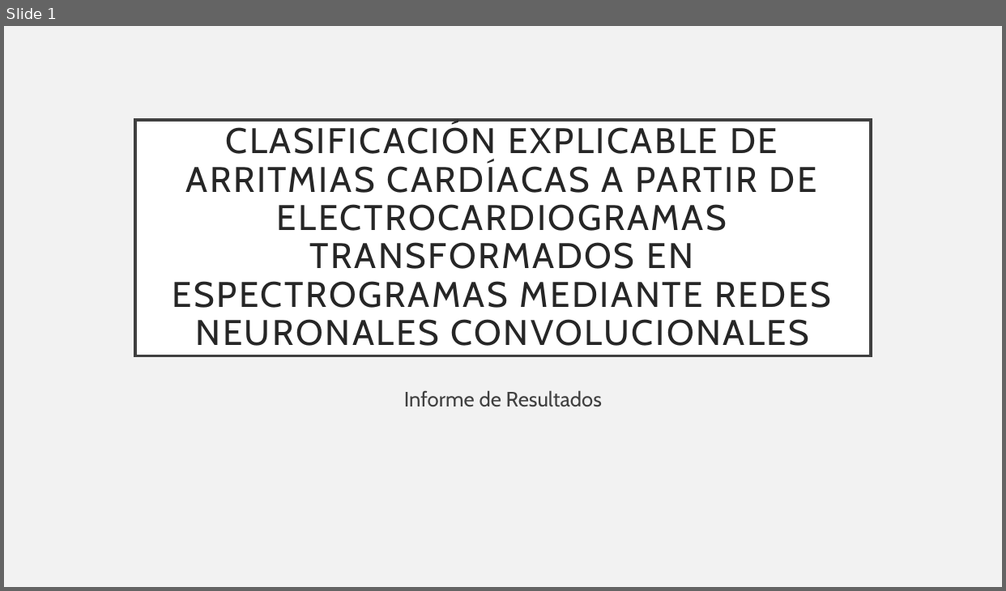
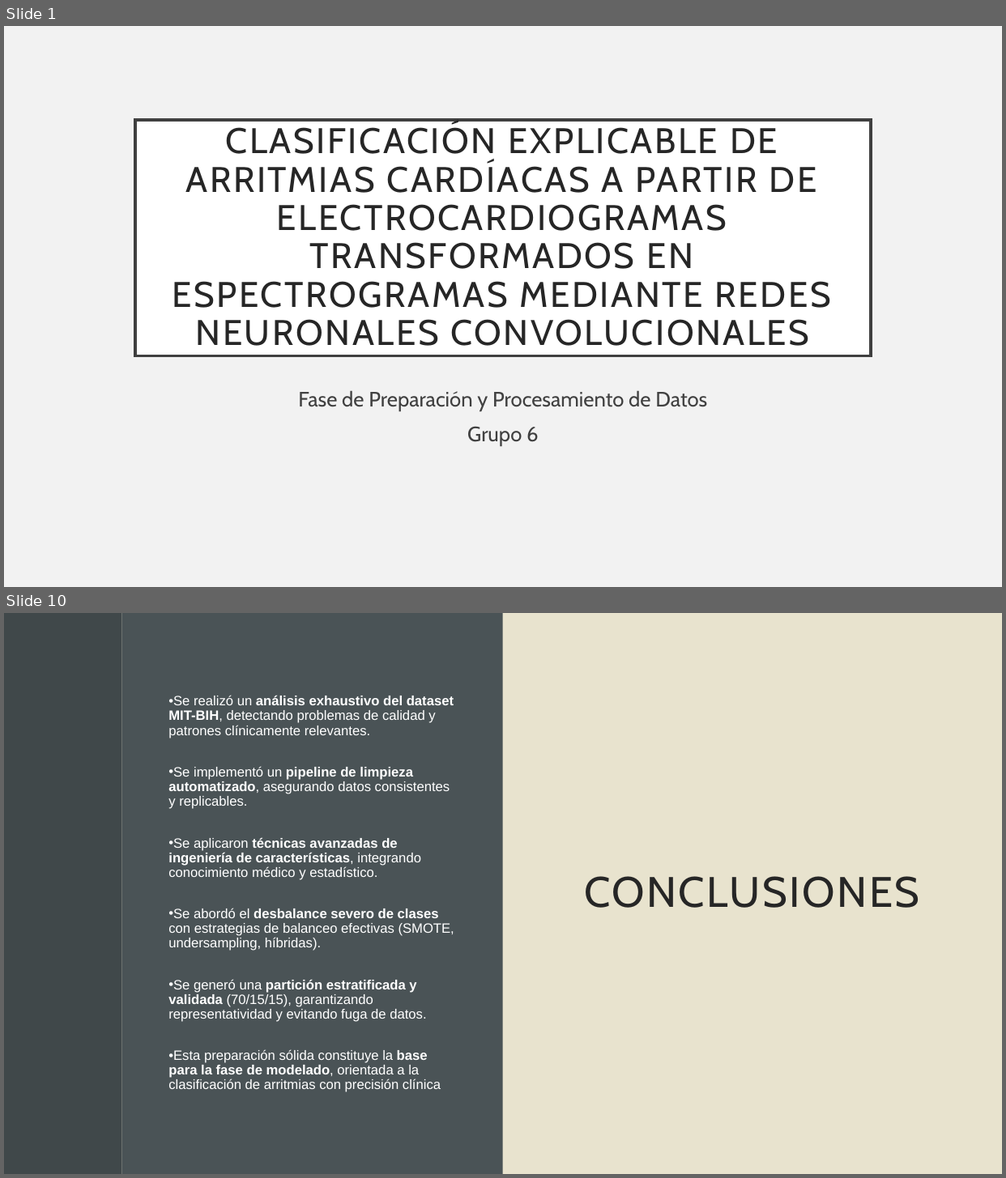
Before and after one commit to luisbustamante-droid/TITULACION_UEES, a slide deck: PresentacionTecnica_Semana2/Clasificación_explicable_dearritmias.pptx. Shown one above the other, each under a label of ours: slide 1 before the commit, slides 1 and 10 after it; the slides between them are not shown. The pictures are 1006x591 and 1006x1178 pixels, drawn with LibreOffice and Linux fonts; fonts in the diff are those of the drawing. Boxes give left, top, right and bottom in pixels: in the first picture for what was removed or moved away, otherwise in the second. Text is boxed around its words. In the diff, an @@ line names an element or a change of style, - is before the commit and + after.

Commit message:
Presentación Técnica Semana2

```diff
--- a/PresentacionTecnica_Semana2/Clasificación_explicable_dearritmias.pptx
+++ b/PresentacionTecnica_Semana2/Clasificación_explicable_dearritmias.pptx
@@ slide 10 added at (x1=4, y1=613, x2=1002, y2=1174), background #4A5356 @@
@@ rectangle added at (x1=4, y1=613, x2=121, y2=1174), fill #383E40 at 50% opacity @@
@@ rectangle added at (x1=121, y1=613, x2=1002, y2=1174), fill #E8E3CE @@
@@ rectangle added at (x1=121, y1=613, x2=503, y2=1174), fill #4A5356 @@
@@ text added at (x1=168, y1=695, x2=454, y2=1093), 13 pt, text #FFFFFF @@
+• Se realizó un análisis exhaustivo del dataset MIT-BIH, detectando problemas de calidad y patrones clínicamente relevantes.
+• Se implementó un pipeline de limpieza automatizado, asegurando datos consistentes y replicables.
+• Se aplicaron técnicas avanzadas de ingeniería de características, integrando conocimiento médico y estadístico.
+• Se abordó el desbalance severo de clases con estrategias de balanceo efectivas (SMOTE, undersampling, híbridas).
+• Se generó una partición estratificada y validada (70/15/15), garantizando representatividad y evitando fuga de datos.
+• Esta preparación sólida constituye la base para la fase de modelado, orientada a la clasificación de arritmias con precisión clínica
@@ title added at (x1=584, y1=876, x2=920, y2=908), 41 pt, text #262626 @@
+CONCLUSIONES
@@ slide 1 changed as well @@
@@ subtitle at (x1=298, y1=390, x2=707, y2=446): text changed @@
-Informe de Resultados
+Fase de Preparación y Procesamiento de Datos
+Grupo 6
```
Also in this commit, not shown: 2 other slides changed, 6 other slides added, 5 slides removed.
